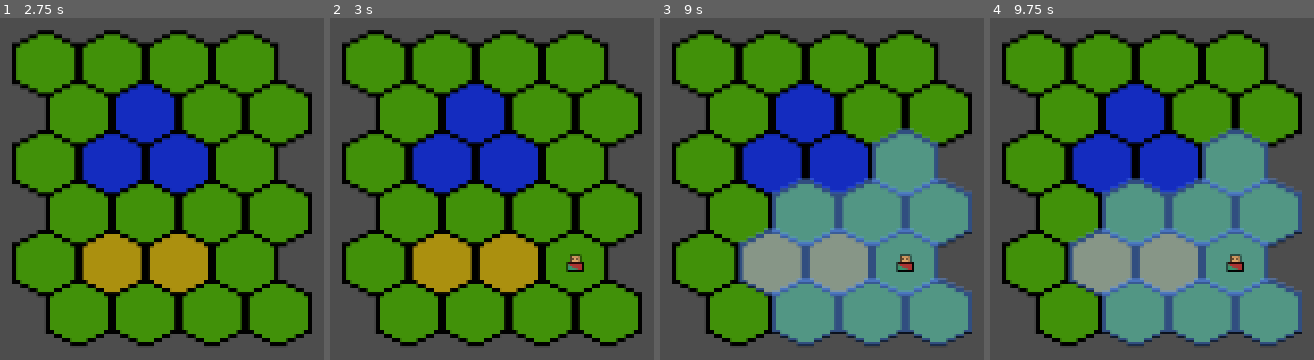
Above: before the commit, frames 1-4 (left to right).
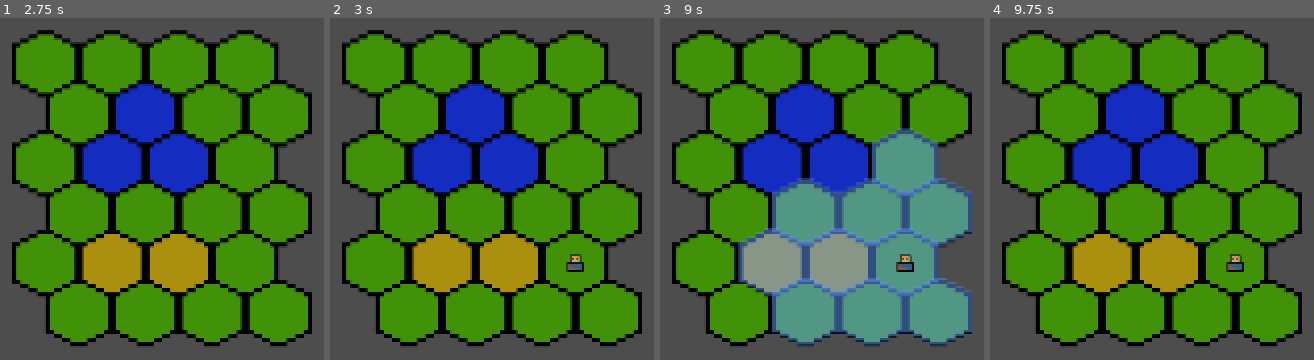
Above: after the commit, the same moments.

Repository: OzzMan1/HexStratagyGame
Game: Godot game, scene res://Scenes/root.tscn
Two runs of this game, one before a commit and one after it. Both use one fixed random seed, a clock stepped at 60 frames per second and the inputs below.
Inputs (mouse positions are in pixels of both pictures, inside the frame that each line leads up to):
- Up to frame 1 (2.75 s): tap Enter (enter) at 0.5, 2 s; move the mouse to (outside the picture) at 0.52 s; hold 1 (player1, bound only after the commit) 0.53-1.28 s; tap 2 (player2, bound only after the commit) at 0.8, 1.35, 2.3 s; tap Space (space) at 1.25 s; move the mouse to (outside the picture) at 1.27 s; tap 1 (player1, bound only after the commit) at 1.55 s; move the mouse to (outside the picture) at 2.02 s; hold Right mouse button (Rclick) from 2.03 s (still down)
- Up to frame 2 (3 s): tap Space (space) at 2.75 s; move the mouse to (579, 236) at 2.77 s; release Right mouse button (Rclick) at 2.78 s; click (579, 236) at 2.85 s
- Up to frame 3 (9 s): tap 1 (player1, bound only after the commit) every 1.5 s from 3.05 to 7.55 s; tap Enter (enter) at 3.5 s; move the mouse to (outside the picture) at 3.52 s; hold Enter (enter) 3.53-4.28 s; tap 2 (player2, bound only after the commit) at 3.8, 5.3, 5.85, 6.8, 7.35, 8.3 s; tap Space (space) at 4.25, 4.35 s; move the mouse to (outside the picture) at 4.27 s; move the mouse to (outside the picture) at 5.02 s; hold 1 (player1, bound only after the commit) 5.03-5.78 s; move the mouse to (outside the picture) at 5.77 s; move the mouse to (outside the picture) at 6.52 s; hold 1 (player1, bound only after the commit) 6.53-7.28 s; move the mouse to (outside the picture) at 7.27 s; move the mouse to (outside the picture) at 8.02 s; hold Right mouse button (Rclick) 8.03-8.78 s; move the mouse to (909, 236) at 8.77 s; click (909, 236) at 8.85 s
- Up to frame 4 (9.75 s): tap 1 (player1, bound only after the commit) at 9.05 s; move the mouse to (outside the picture) at 9.52 s; hold Enter (enter) from 9.53 s (still down)

Frame 1 is identical in both runs. In frame 2, 0.1% of the frame differs, in the area x 73-78%, y 71-74%; in frame 3, 0.1%; in frame 4, 31%, in the area x 24-97%, y 32-96%.

Commit message:
Player Management working

Diff:
--- a/Scenes/root.tscn
+++ b/Scenes/root.tscn
@@ -1,7 +1,7 @@
-[gd_scene load_steps=21 format=4 uid="uid://0wj8aqudqite"]
+[gd_scene load_steps=22 format=4 uid="uid://0wj8aqudqite"]
 
 [ext_resource type="PackedScene" uid="uid://5te6mo3yhs3j" path="res://Scenes/game_manager.tscn" id="1_8pvmw"]
-[ext_resource type="Script" uid="uid://7jefat4lneom" path="res://Scripts/Player Controller/player_controller.gd" id="1_c3mwy"]
+[ext_resource type="Script" uid="uid://7jefat4lneom" path="res://Scripts/Player/player_controller.gd" id="1_c3mwy"]
 [ext_resource type="Texture2D" uid="uid://c6jd2xhmhv7a4" path="res://Assets/Terrain_RE_ID.png" id="1_fu36u"]
 [ext_resource type="PackedScene" uid="uid://dqj862qxe4ob0" path="res://Scenes/archer_1.tscn" id="2_vnucn"]
 [ext_resource type="Texture2D" uid="uid://dp0ryb03nfp7o" path="res://Assets/possible_movement.png" id="5_ckhy6"]
@@ -11,8 +11,9 @@
 [ext_resource type="Script" uid="uid://ckha2g8x03qqq" path="res://Scripts/GameSystems/SelectionSystem.gd" id="8_qtxxq"]
 [ext_resource type="Script" uid="uid://c5qo1inocw736" path="res://Scripts/UI/UnitMovementOverlay.gd" id="9_8fnbn"]
 [ext_resource type="Script" uid="uid://qnn8of0rdcpi" path="res://Scripts/GameSystems/TurnManager.gd" id="9_a6f85"]
-[ext_resource type="Script" uid="uid://dyqfo36eyv86m" path="res://Scripts/Player Controller/unit_grid_manager.gd" id="12_fu36u"]
-[ext_resource type="Script" uid="uid://don1jd7v03yjp" path="res://Scripts/Player Controller/player_data.gd" id="13_20eh2"]
+[ext_resource type="Script" uid="uid://dyqfo36eyv86m" path="res://Scripts/Player/unit_grid_manager.gd" id="12_fu36u"]
+[ext_resource type="Script" uid="uid://0gr6jm1ynktj" path="res://Scripts/Player/player_manager.gd" id="12_imcog"]
+[ext_resource type="Script" uid="uid://don1jd7v03yjp" path="res://Scripts/Player/player_data.gd" id="13_20eh2"]
 [ext_resource type="PackedScene" uid="uid://dajtjq7436wrb" path="res://Scenes/archer_2.tscn" id="14_imcog"]
 
 [sub_resource type="TileSetAtlasSource" id="TileSetAtlasSource_20eh2"]
@@ -117,20 +118,21 @@
 unique_name_in_owner = true
 script = ExtResource("12_fu36u")
 
-[node name="PlayerManagers" type="Node2D" parent="."]
+[node name="PlayerManager" type="Node2D" parent="."]
+script = ExtResource("12_imcog")
 
-[node name="PlayerController" type="Node2D" parent="PlayerManagers"]
+[node name="PlayerController" type="Node2D" parent="PlayerManager"]
 script = ExtResource("1_c3mwy")
 
-[node name="PlayerData" type="Node2D" parent="PlayerManagers/PlayerController"]
+[node name="PlayerData" type="Node2D" parent="PlayerManager/PlayerController"]
 script = ExtResource("13_20eh2")
 archer_scene = ExtResource("2_vnucn")
 player_name = "Player 1"
 
-[node name="PlayerController2" type="Node2D" parent="PlayerManagers"]
+[node name="PlayerController2" type="Node2D" parent="PlayerManager"]
 script = ExtResource("1_c3mwy")
 
-[node name="PlayerData" type="Node2D" parent="PlayerManagers/PlayerController2"]
+[node name="PlayerData" type="Node2D" parent="PlayerManager/PlayerController2"]
 script = ExtResource("13_20eh2")
 archer_scene = ExtResource("14_imcog")
 player_name = "Player 2"
--- a/Scripts/GameSystems/UnitMovement.gd
+++ b/Scripts/GameSystems/UnitMovement.gd
@@ -87,10 +87,8 @@
 		for unit in conflicting_units:
 			var unit_target = unit_map_prev_target.get(unit)[1]
 			var unit_prev = unit_map_prev_target.get(unit)[0]
-			#print("Unit move to be undone ", unit ," unit prev ", unit_prev,  " unit_target ", unit_target )
 			# assing it backwards
 			unit_manager.update_unit_list_local( player_controller, unit,unit_prev,unit_target)
-			#print("after one undo ", grid_manager.get_unit_list_local())
 
 			unit.reset_alpha_value()
 			var numnber_of_moves_to_refund = all_path_map_unit.get(unit)[1].size() - 1
--- a/Scripts/Player Controller/player_controller.gd
+++ b/Scripts/Player/player_controller.gd
@@ -3,15 +3,16 @@
 class_name PlayerController
 
 @onready var grid_manager: Node2D = %GridManager
-
 @onready var unit_movement = %UnitMovement
-
 @onready var unit_selection = %SelectionSystem
-
 @onready var unit_movemement_overlay = %UnitMovementOverlay
 @onready var unit_manager = %UnitManager
 @onready var player_data = $PlayerData
+@onready var player_manager: Node2D = $".."
 
+@export var player_id : int
+
+var isActive : bool = false
 
 
 func oddr_to_axial(hex: Vector2i):
@@ -41,13 +42,25 @@
 	if state:
 		state.enter(self)
 
+
+
+
+
 func _input(event):
 
+	if event.is_action_pressed("player1"):
+		print("test1")
+		player_manager.set_player(0)
+	elif event.is_action_pressed("player2"):
+		print("test2")
+		player_manager.set_player(1)
+	if not isActive:
+			return
 	state.handle_input(self, event)
 
 # Called when the node enters the scene tree for the first time.
 func _ready() -> void:
-	player_data.test()
+	pass
 
 # Called every frame. 'delta' is the elapsed time since the previous frame.
 func _process(delta: float) -> void:
--- a/Scripts/Player Controller/player_data.gd
+++ b/Scripts/Player/player_data.gd
@@ -7,6 +7,7 @@
 
 @export var player_name : String
 
+
 func get_archer_scene():
 	return 	archer_scene
 
--- /dev/null
+++ b/Scripts/Player/player_manager.gd
@@ -0,0 +1,22 @@
+extends Node
+
+
+@onready var player_controller_2: PlayerController = $PlayerController2
+@onready var player_controller: PlayerController = $PlayerController
+var player_list : Array[PlayerController]
+var current_player : PlayerController
+
+# We have to initialse them in ready as onready vars are only loaded before _ready, rather than var which is loaded before when script is loaded
+# To have playerList be populated we need to assign it duirng ready
+func _ready() -> void:
+	player_list = [player_controller, player_controller_2]
+	current_player = player_list[0]
+	print(player_list)
+
+
+
+func set_player(player_index : int):
+	print(current_player)
+	current_player.isActive = false
+	current_player = player_list[player_index]
+	current_player.isActive = true
--- a/project.godot
+++ b/project.godot
@@ -42,6 +42,16 @@
 "events": [Object(InputEventKey,"resource_local_to_scene":false,"resource_name":"","device":-1,"window_id":0,"alt_press …(189 unchanged characters)…
 ]
 }
+player1={
+"deadzone": 0.2,
+"events": [Object(InputEventKey,"resource_local_to_scene":false,"resource_name":"","device":-1,"window_id":0,"alt_pressed":false,"shift_pressed":false,"ctrl_pressed":false,"meta_pressed":false,"pressed":false,"keycode":0,"physical_keycode":49,"key_label":0,"unicode":49,"location":0,"echo":false,"script":null)
+]
+}
+player2={
+"deadzone": 0.2,
+"events": [Object(InputEventKey,"resource_local_to_scene":false,"resource_name":"","device":-1,"window_id":0,"alt_pressed":false,"shift_pressed":false,"ctrl_pressed":false,"meta_pressed":false,"pressed":false,"keycode":0,"physical_keycode":50,"key_label":0,"unicode":50,"location":0,"echo":false,"script":null)
+]
+}
 
 [rendering]
 
Renamed: Scripts/Player Controller/player_controller.gd.uid -> Scripts/Player/player_controller.gd.uid
Renamed: Scripts/Player Controller/player_data.gd.uid -> Scripts/Player/player_data.gd.uid
Not shown, added: Scripts/Player/player_manager.gd.uid
Renamed: Scripts/Player Controller/unit_grid_manager.gd -> Scripts/Player/unit_grid_manager.gd
Renamed: Scripts/Player Controller/unit_grid_manager.gd.uid -> Scripts/Player/unit_grid_manager.gd.uid
